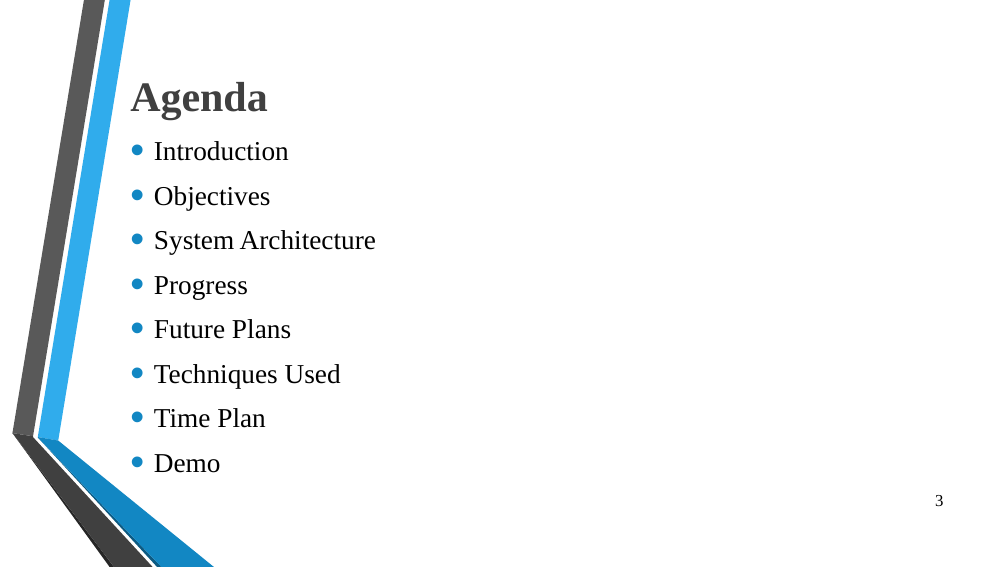
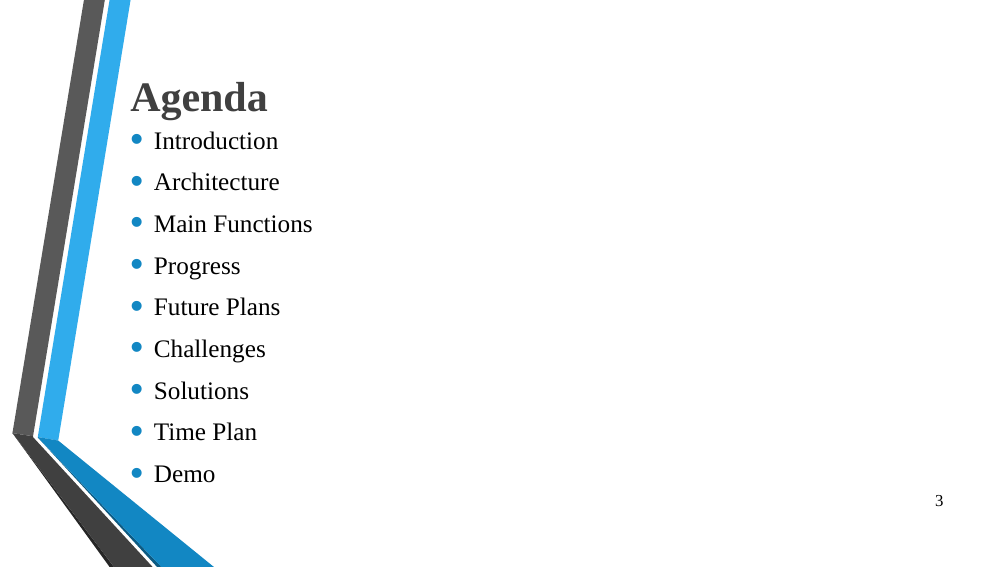
Before and after one commit to OmarSedkyUI/CyberLearningAdventureJunior, a slide deck: slide 3 of Graduation_Project_Presentation_Seminar2.pptx. Drawn at 1008x567 pixels with LibreOffice and Linux fonts; fonts in the diff are those of the drawing; background and template pictures are left out. Boxes give left, top, right and bottom in pixels: in the first picture for what was removed or moved away, otherwise in the second. Text is boxed around its words. In the diff, an @@ line names an element or a change of style, - is before the commit and + after.

```diff
--- a/Graduation_Project_Presentation_Seminar2.pptx
+++ b/Graduation_Project_Presentation_Seminar2.pptx
@@ text at (154,131,281,483): size 26 to 24.1 pt in "Introduction", "Progress", "Future Plans", "Time Plan" and 1 more places @@
@@ text at (154,172,312,233): text changed; size 26 to 24.1 pt @@
-• Objectives
-• System Architecture
+• Architecture
+• Main Functions
@@ text at (154,339,266,400): text changed; size 26 to 24.1 pt @@
-• Techniques Used
+• Challenges
+• Solutions
```
Also in this commit, not shown: 5 other slides changed, 4 slides added.
